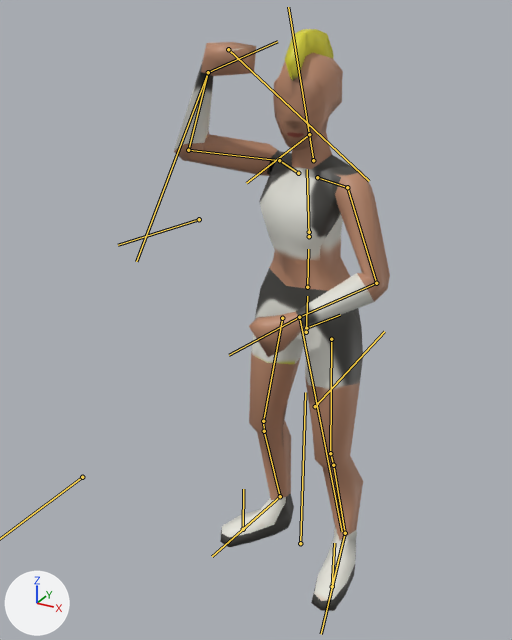
The FBX model female_warrior_2.fbx: old version first, new version second.
Both versions are drawn from a 50 mm camera at (1.03, -2.28, 2.17) aimed at (-0.11, -0.21, 1.14). The axes (+X, +Y, +Z) are drawn at lower left. The lights are the same throughout. Both versions are drawn at frame 9 of the action 'Armature|SnapWeapon'; the numbers are the values there. The bones that bend it are drawn over the model as lines.

Objects in the first picture: 'Hunter'.
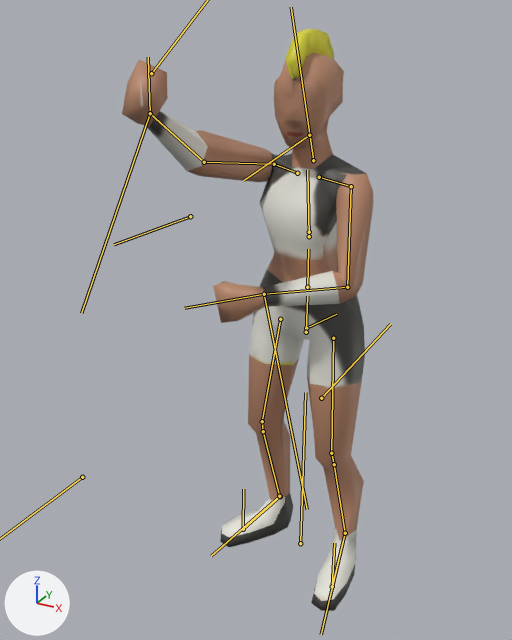
Where the change shows, as pixel boxes (x1, y1, x2, y2) in the pictures (512 x 640 px):
'Hunter', posed (16% wider): before (174, 29, 390, 611); after (122, 29, 373, 611)
bone 'Spin0', root to tip: before (306, 328) to (340, 315); after (306, 328) to (336, 314)
bone 'Hip.L', root to tip: before (331, 339) to (330, 453); after (333, 338) to (331, 453)
bone 'Hip.R', root to tip: before (282, 318) to (263, 421); after (280, 319) to (262, 421)
bone 'Bicep.L', root to tip: before (347, 187) to (376, 283); after (351, 186) to (347, 287)
bone 'Shoudler.R', root to tip: before (298, 173) to (279, 160); after (297, 173) to (274, 164)
bone 'Bicep.R', root to tip: before (279, 160) to (188, 150); after (274, 164) to (204, 162)
bone 'Forarm.R', root to tip: before (188, 150) to (208, 72); after (204, 162) to (150, 113)
bone 'Hand.R', root to tip: before (208, 72) to (277, 41); after (150, 113) to (148, 57)

The change in detail:
Bone 'Spin0' (bone_spin0) turns from (0, 0, -8) to (0, 0, -3) degrees about its own x, y and z.
Bone 'Hip.L' (bone_hip_l) turns from (7, -21, 5) to (9, -16, 4) degrees about its own x, y and z.
Bone 'Hip.R' (bone_hip_r) turns from (11, 0, -1) to (10, 5, -1) degrees about its own x, y and z.
Bone 'Bicep.L' (bone_bicep_l) turns from (4, 40, -3) to (25, 44, -1) degrees about its own x, y and z.
Bone 'Shoudler.R' (bone_shoudler_r) turns from (-15, -9, -10) to (-11, -6, -8) degrees about its own x, y and z.
Bone 'Bicep.R' (bone_bicep_r) turns from (110, 17, 33) to (112, -9, 32) degrees about its own x, y and z.
Bone 'Forarm.R' (bone_forarm_r) turns from (77, -3, 4) to (13, 0, 1) degrees about its own x, y and z.
Bone 'Hand.R' (bone_hand_r) turns from (36, 9, 44) to (17, 13, 39) degrees about its own x, y and z.
